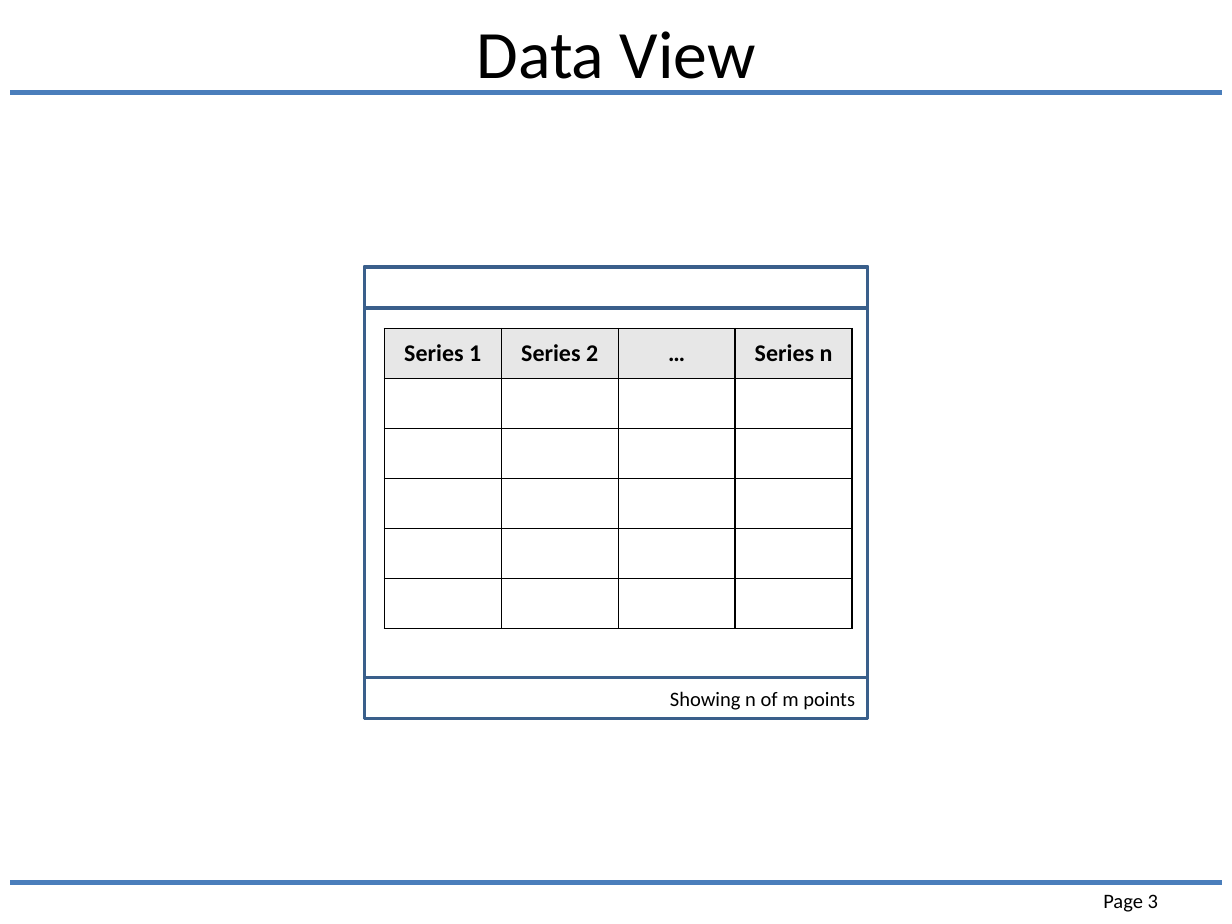
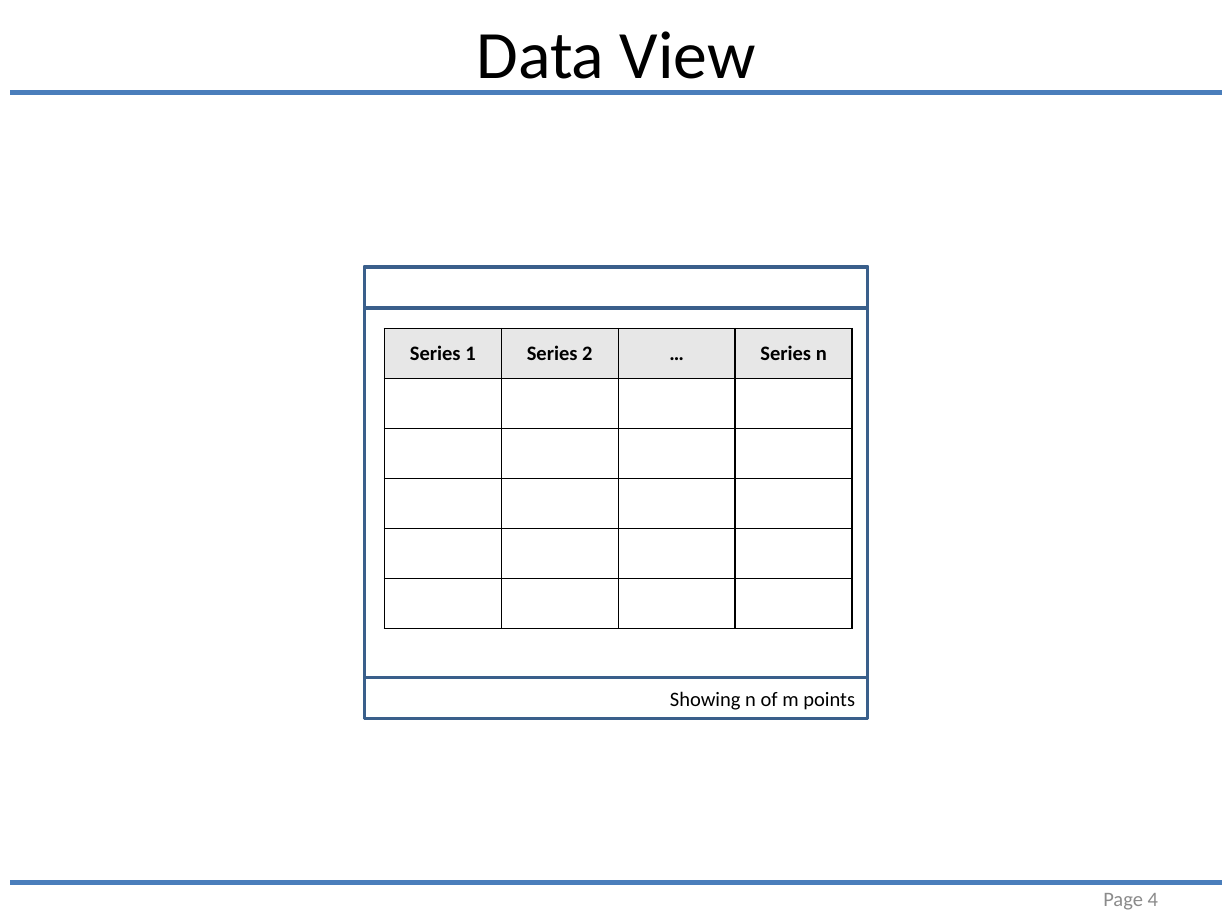
Before and after one commit to joesgordon/gordoza-code, a slide deck: slide 4 of java/JChartLib/docs/ui_framing.pptx (slide 3 before the commit). Drawn at 1232x924 pixels with LibreOffice and Linux fonts; fonts in the diff are those of the drawing; background and template pictures are left out. Boxes give left, top, right and bottom in pixels: in the first picture for what was removed or moved away, otherwise in the second. Text is boxed around its words. In the diff, an @@ line names an element or a change of style, - is before the commit and + after.

```diff
--- a/java/JChartLib/docs/ui_framing.pptx
+++ b/java/JChartLib/docs/ui_framing.pptx
@@ table at [384,329,853,628] @@
@@ size 14 to 12 pt @@
@@ page number at [1103,893,1158,910]: text changed; text colour #000000 to #8C8C8C @@
-Page 3
+Page 4
```
Also in this commit, not shown: 2 other slides changed, 3 slides added, 3 other files.
